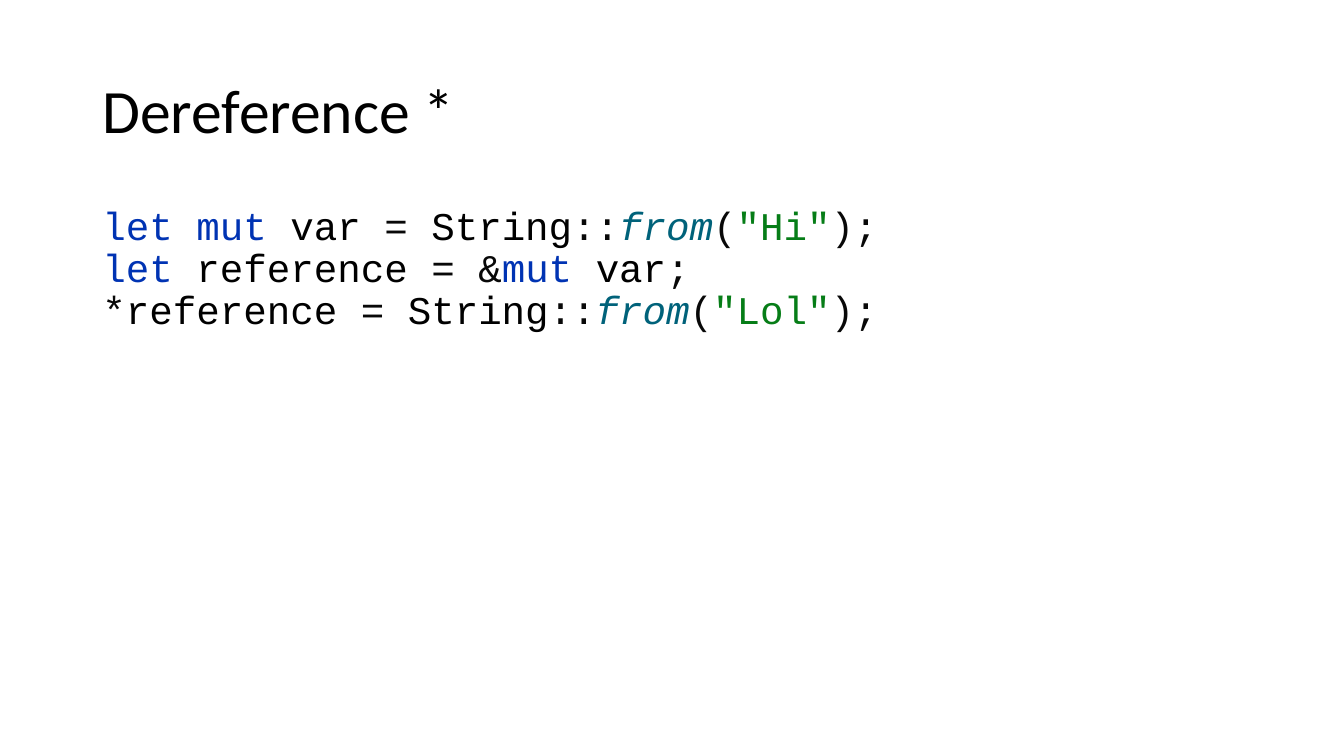
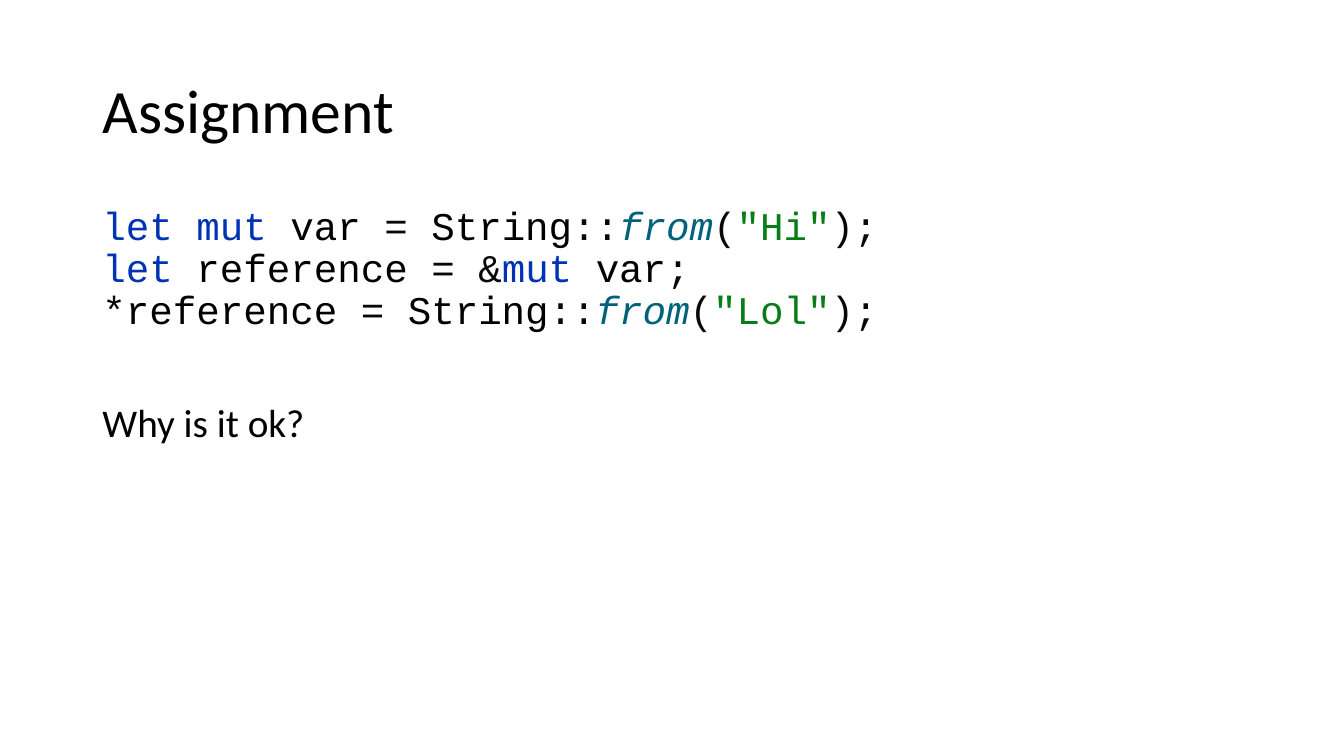
Before and after one commit to kugushev/course-rust-basics, a slide deck: slide 29 of src/02-Ownership/02-Ownership.pptx. Drawn at 1344x756 pixels with LibreOffice and Linux fonts; fonts in the diff are those of the drawing. Boxes give left, top, right and bottom in pixels: in the first picture for what was removed or moved away, otherwise in the second. Text is boxed around its words. In the diff, an @@ line names an element or a change of style, - is before the commit and + after.

```diff
--- a/src/02-Ownership/02-Ownership.pptx
+++ b/src/02-Ownership/02-Ownership.pptx
@@ title at bbox=[102, 90, 393, 144]: text changed @@
-Dereference *
+Assignment
@@ text at bbox=[102, 409, 305, 444]: paragraph added @@
+Why is it ok?
```
Also in this commit, not shown: 4 other slides changed, 6 slides added.
